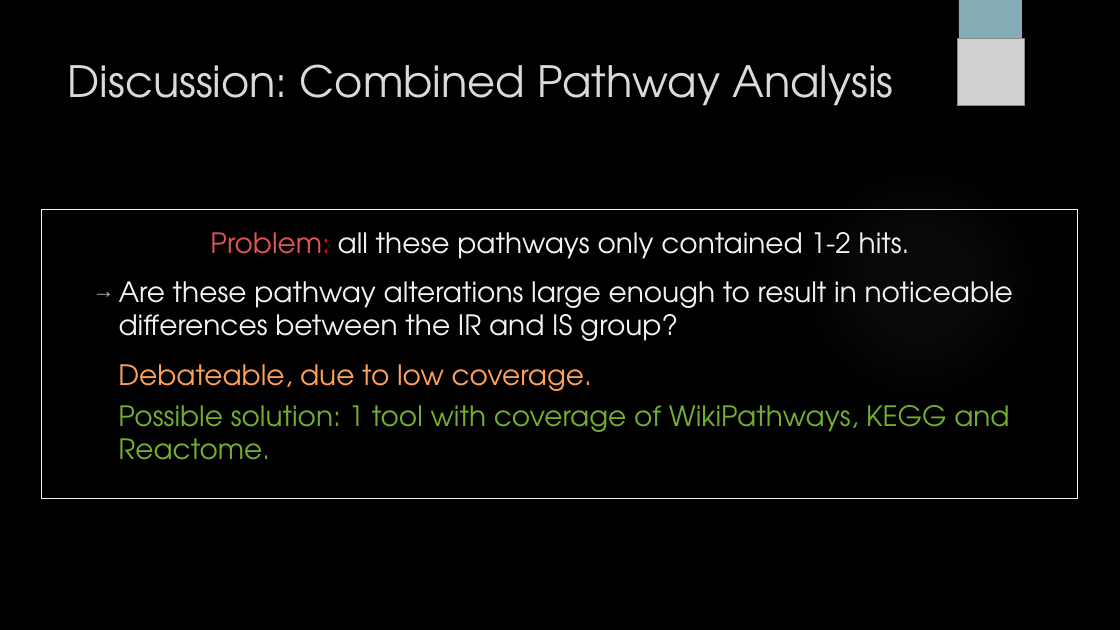
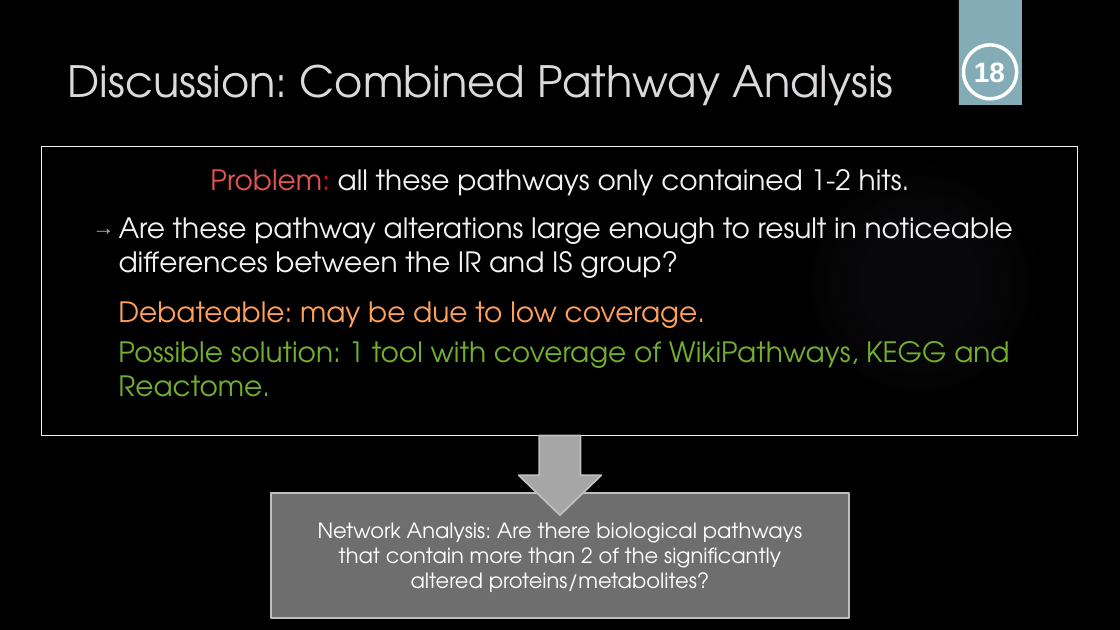
Before and after one commit to sabdeolive/Sabrina_BMS_Bachelor-Internship, a slide deck: slide 17 of Final Presentation.pptx (slide 19 before the commit). Drawn at 1120x630 pixels with LibreOffice and Linux fonts; fonts in the diff are those of the drawing; grey boxes stand for pictures; background and template pictures are left out. Boxes give left, top, right and bottom in pixels: in the first picture for what was removed or moved away, otherwise in the second. Text is boxed around its words. In the diff, an @@ line names an element or a change of style, - is before the commit and + after.

```diff
--- a/Final Presentation.pptx
+++ b/Final Presentation.pptx
@@ picture removed at (x1=958, y1=39, x2=1025, y2=106) @@
@@ ellipse added at (x1=964, y1=45, x2=1017, y2=98), outline #FFFFFF 3 pt @@
@@ text added at (x1=974, y1=62, x2=1005, y2=82), 24 pt, text #FFFFFF, bold @@
+18
@@ 3 texts, 1 rectangle moved together from (x1=42, y1=209, x2=1078, y2=498) to (x1=42, y1=146, x2=1078, y2=435) @@
@@ text at (x1=118, y1=301, x2=705, y2=328): text changed @@
-  Debateable, due to low coverage.
+  Debateable: may be due to low coverage.
@@ down arrow added at (x1=519, y1=435, x2=602, y2=515), fill #A6A6A6, outline #BFBFBF 1.5 pt @@
@@ rectangle added at (x1=271, y1=493, x2=849, y2=618), fill #BFBFBF at 58% opacity, outline #BFBFBF 1.5 pt @@
@@ text added at (x1=318, y1=522, x2=802, y2=592), 18 pt, text #FFFFFF @@
+Network Analysis: Are there biological pathways that contain more than 2 of the significantly altered proteins/metabolites?
```
Also in this commit, not shown: 20 other slides changed, 2 slides added, 1 slide removed.
